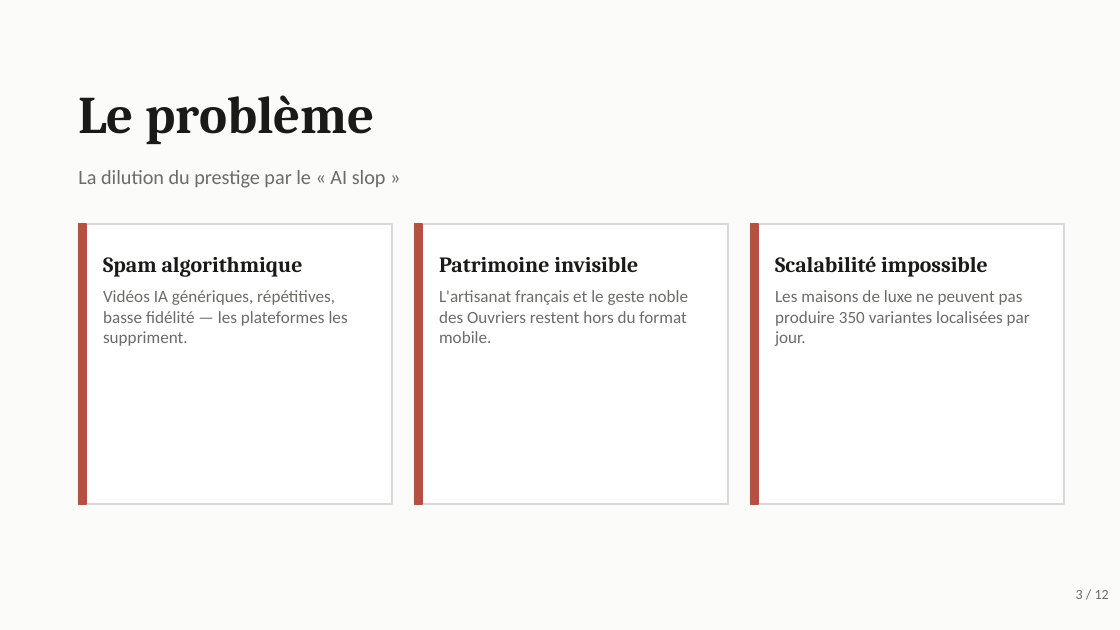
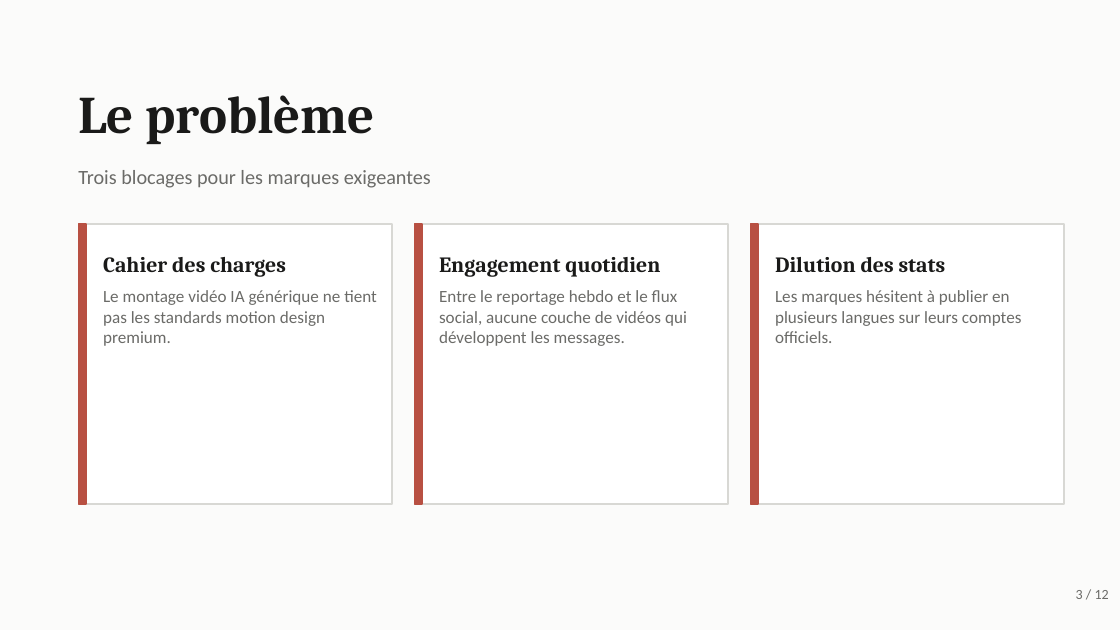
Before and after one commit to extendedvoidvoid/cesar-cabrera-cesar-plus, a slide deck: slide 3 of CraftCut_Pitch_Deck.pptx. Drawn at 1120x630 pixels with LibreOffice and Linux fonts; fonts in the diff are those of the drawing. Boxes give left, top, right and bottom in pixels: in the first picture for what was removed or moved away, otherwise in the second. Text is boxed around its words. In the diff, an @@ line names an element or a change of style, - is before the commit and + after.

```diff
--- a/CraftCut_Pitch_Deck.pptx
+++ b/CraftCut_Pitch_Deck.pptx
@@ text at bbox=[78, 170, 431, 188]: text changed @@
-La dilution du prestige par le « AI slop »
+Trois blocages pour les marques exigeantes
@@ text at bbox=[103, 257, 286, 277]: text changed @@
-Spam algorithmique
+Cahier des charges
@@ text at bbox=[439, 257, 660, 277]: text changed @@
-Patrimoine invisible
+Engagement quotidien
@@ text at bbox=[775, 257, 946, 272]: text changed @@
-Scalabilité impossible
+Dilution des stats
@@ text at bbox=[103, 290, 377, 346]: text changed @@
-Vidéos IA génériques, répétitives, basse fidélité — les plateformes les suppriment.
+Le montage vidéo IA générique ne tient pas les standards motion design premium.
@@ text at bbox=[439, 290, 687, 346]: text changed @@
-L'artisanat français et le geste noble des Ouvriers restent hors du format mobile.
+Entre le reportage hebdo et le flux social, aucune couche de vidéos qui développent les messages.
@@ text at bbox=[775, 290, 1022, 343]: text changed @@
-Les maisons de luxe ne peuvent pas produire 350 variantes localisées par jour.
+Les marques hésitent à publier en plusieurs langues sur leurs comptes officiels.
```
Also in this commit, not shown: 4 other slides changed, 6 slides added, 6 slides removed, 4 other files.
